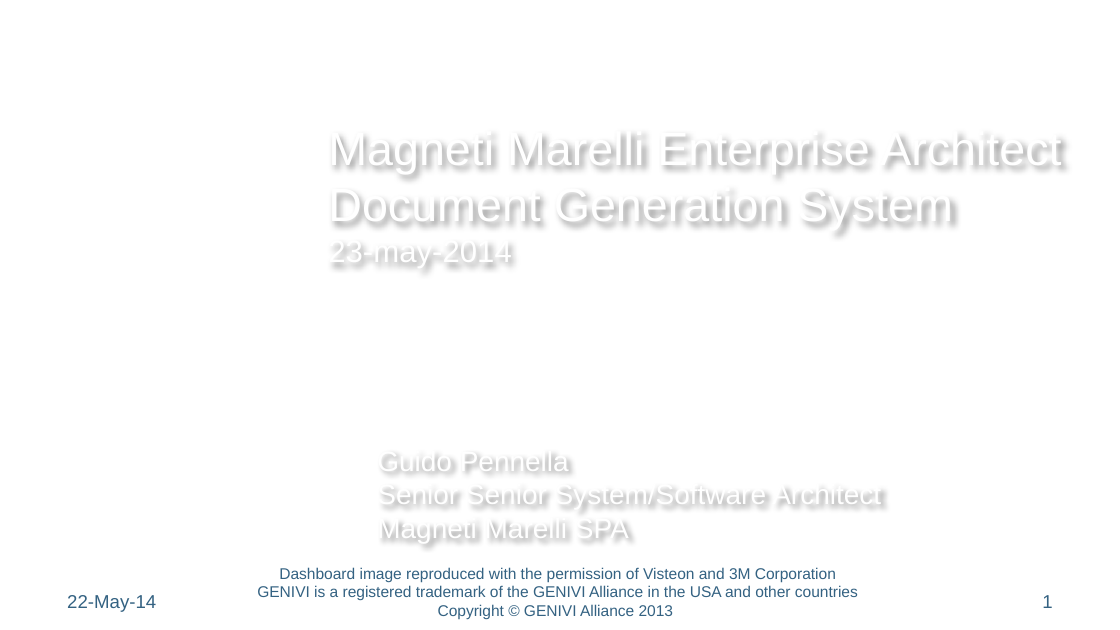
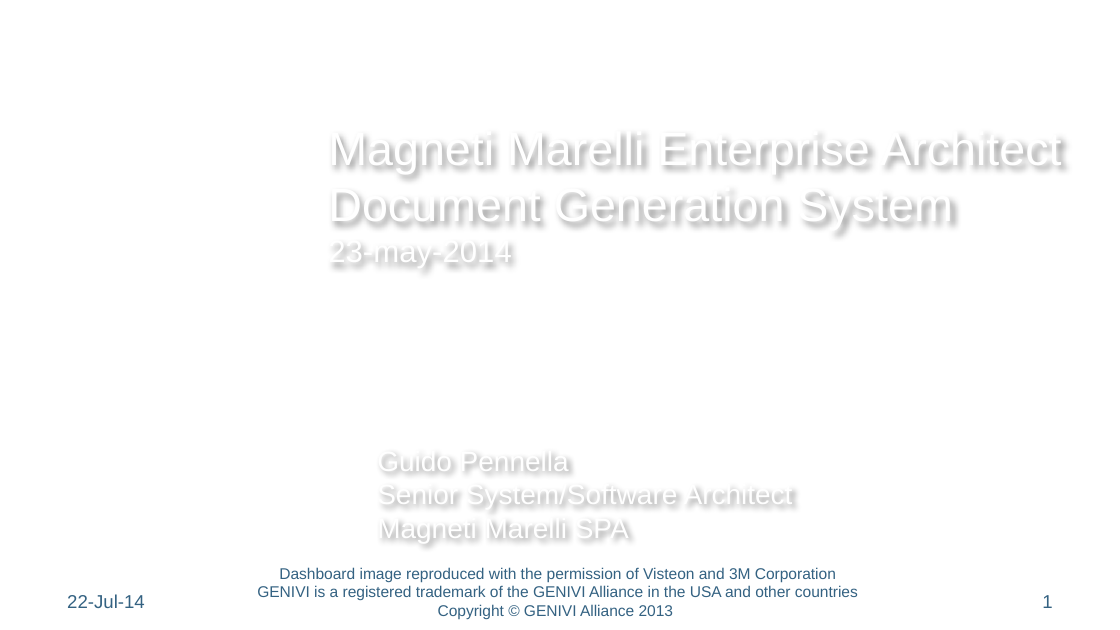
Before and after one commit to gunnarx/genivi-doc-generator, a slide deck: slide 1 of Manual/MM_EA_Document_Generation_System_GENIVI_AMM_GOT_2014.pptx. Drawn at 1120x630 pixels with LibreOffice and Linux fonts; fonts in the diff are those of the drawing; background and template pictures are left out. Boxes give left, top, right and bottom in pixels: in the first picture for what was removed or moved away, otherwise in the second. Text is boxed around its words. In the diff, an @@ line names an element or a change of style, - is before the commit and + after.

```diff
--- a/Manual/MM_EA_Document_Generation_System_GENIVI_AMM_GOT_2014.pptx
+++ b/Manual/MM_EA_Document_Generation_System_GENIVI_AMM_GOT_2014.pptx
@@ text at (x1=377, y1=479, x2=793, y2=510): text changed @@
-Senior Senior System/Software Architect
+Senior System/Software Architect
@@ text at (x1=67, y1=594, x2=145, y2=608): text changed @@
-22-May-14
+22-Jul-14
```
Also in this commit, not shown: 38 other slides changed, 6 other files.
